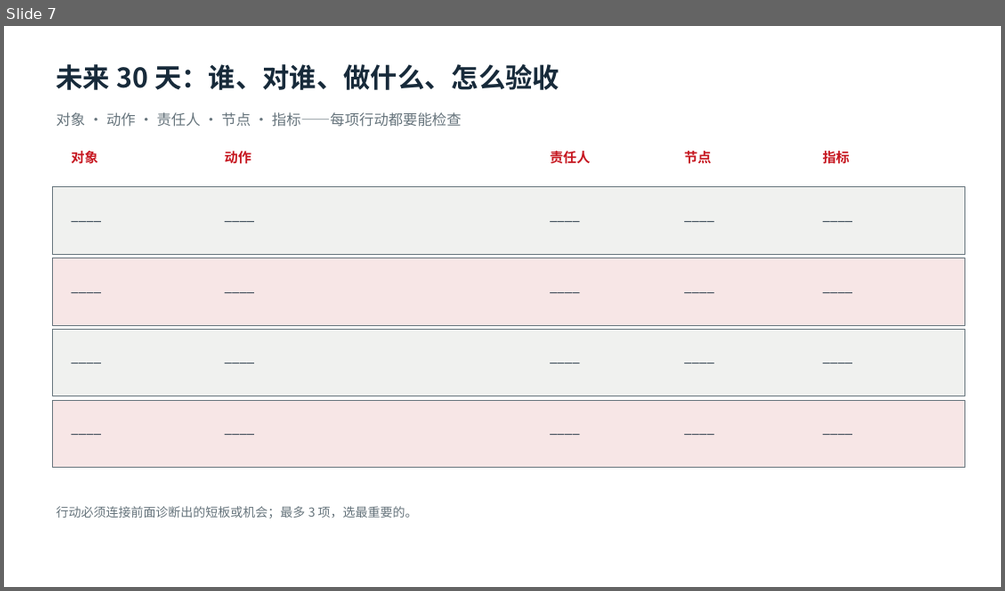
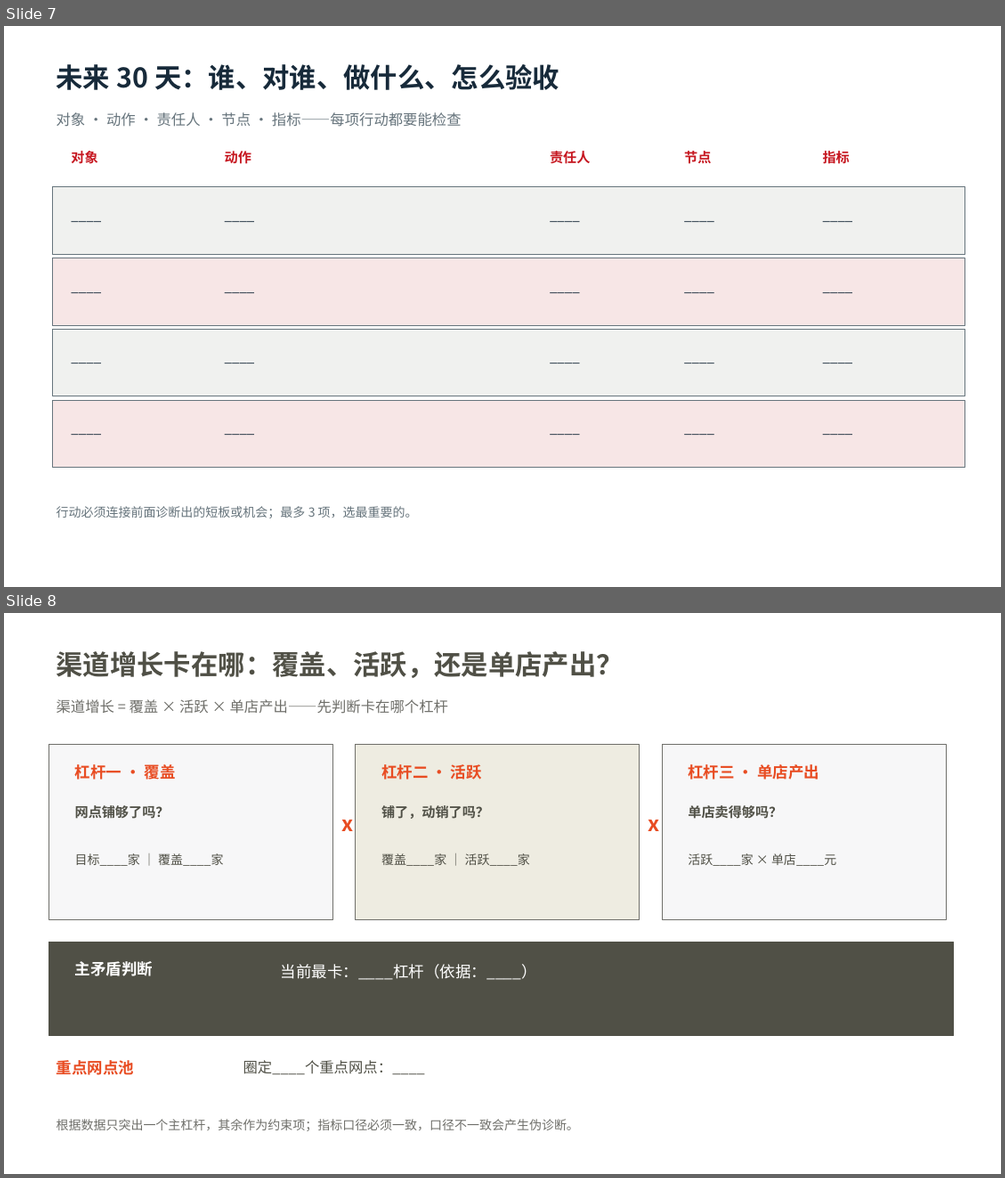
Before and after one commit to swefner/company-ppt-skills, a slide deck: domains/yuhong/assets/components/yuhong-county-course-components-branded.pptx. Shown one above the other, each under a label of ours: slide 7 before the commit, slides 7 and 8 after it. The pictures are 1005x591 and 1005x1178 pixels, drawn with LibreOffice and Linux fonts; fonts in the diff are those of the drawing; background and template pictures are left out. Boxes give left, top, right and bottom in pixels: in the first picture for what was removed or moved away, otherwise in the second. Text is boxed around its words. In the diff, an @@ line names an element or a change of style, - is before the commit and + after.

Commit message:
Add DC-05 channel driver board as executable component (slide 8) with full pipeline
- Source page: built via work-copy pipeline (build-dc05.ps1 + dc05-content.json) on the branded deck; official deck now 8 slides, SHA 9EC9E58E (was EAC0CD92)
- Color system unified to template theme1 tokens (ink #505046 / red #E84C22 / grey #6F6F6A) in build-dc05.ps1 and build-county-course.ps1; scripts kept pure ASCII per PS5.1 rule
- Slot contract: component-slots.json + DC-05 entry (22 replaceable objects, slide 8, id 263#)
- Preview component-08.png, contact sheet regenerated (8 cells), component-index.json rebuilt (module: channel cultivation)
- Bridge catalog.json: DC-05 entry + deck SHA updated
- decision-component-store.md DC-05 card + executable-component-store.md table (added DC-08 row too)

```diff
--- a/domains/yuhong/assets/components/yuhong-county-course-components-branded.pptx
+++ b/domains/yuhong/assets/components/yuhong-county-course-components-branded.pptx
@@ slide 8 added at (4,613,1001,1174), background picture (left out) @@
@@ text added at (57,651,623,678), 26 pt, text #505046, bold @@
+渠道增长卡在哪：覆盖、活跃，还是单店产出？
@@ text added at (57,699,448,714), 14 pt, text #6F6F6A @@
+渠道增长 = 覆盖 × 活跃 × 单店产出——先判断卡在哪个杠杆
@@ rectangle added at (48,744,333,919), fill #F7F7F8, outline #6F6F6A 0.75 pt @@
@@ rectangle added at (356,744,639,919), fill #EEECE1, outline #6F6F6A 0.75 pt @@
@@ rectangle added at (662,744,947,919), fill #F7F7F8, outline #6F6F6A 0.75 pt @@
@@ text added at (75,762,176,782), 15 pt, text #E84C22, bold @@
+杠杆一 · 覆盖
@@ text added at (381,764,482,779), 15 pt, text #E84C22, bold @@
+杠杆二 · 活跃
@@ text added at (688,764,819,779), 15 pt, text #E84C22, bold @@
+杠杆三 · 单店产出
@@ text added at (75,805,170,819), 13 pt, text #505046, bold @@
+网点铺够了吗？
@@ text added at (342,819,354,831), 20 pt, text #E84C22, bold @@
+x
@@ text added at (381,805,489,819), 13 pt, text #505046, bold @@
+铺了，动销了吗？
@@ text added at (648,819,660,831), 20 pt, text #E84C22, bold @@
+x
@@ text added at (688,805,782,819), 13 pt, text #505046, bold @@
+单店卖得够吗？
@@ text added at (75,853,223,866), 12 pt, text #505046 @@
+目标____家 ｜ 覆盖____家
@@ text added at (381,853,530,866), 12 pt, text #505046 @@
+覆盖____家 ｜ 活跃____家
@@ text added at (688,853,836,866), 12 pt, text #505046 @@
+活跃____家 × 单店____元
@@ rectangle added at (48,942,954,1036), fill #505046, outline #505046 0.75 pt @@
@@ text added at (75,961,153,976), 15 pt, text #FFFFFF, bold @@
+主矛盾判断
@@ text added at (281,964,537,980), 15 pt, text #FFFFFF @@
+当前最卡：____杠杆（依据：____）
@@ text added at (57,1060,134,1075), 15 pt, text #E84C22, bold @@
+重点网点池
@@ text added at (243,1060,425,1075), 14 pt, text #505046 @@
+圈定____个重点网点：____
@@ text added at (57,1119,579,1131), 12 pt, text #6F6F6A @@
+根据数据只突出一个主杠杆，其余作为约束项；指标口径必须一致，口径不一致会产生伪诊断。
```
Also in this commit, not shown: 13 other files.
